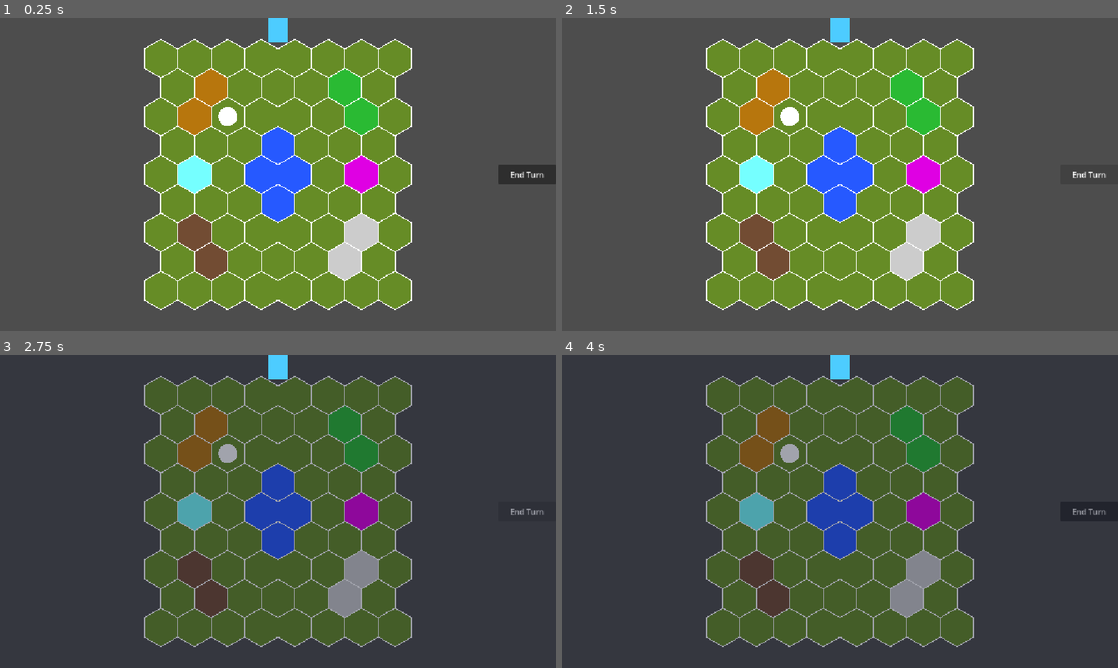
Above: before the commit, frames 1-4 (two rows, left to right).
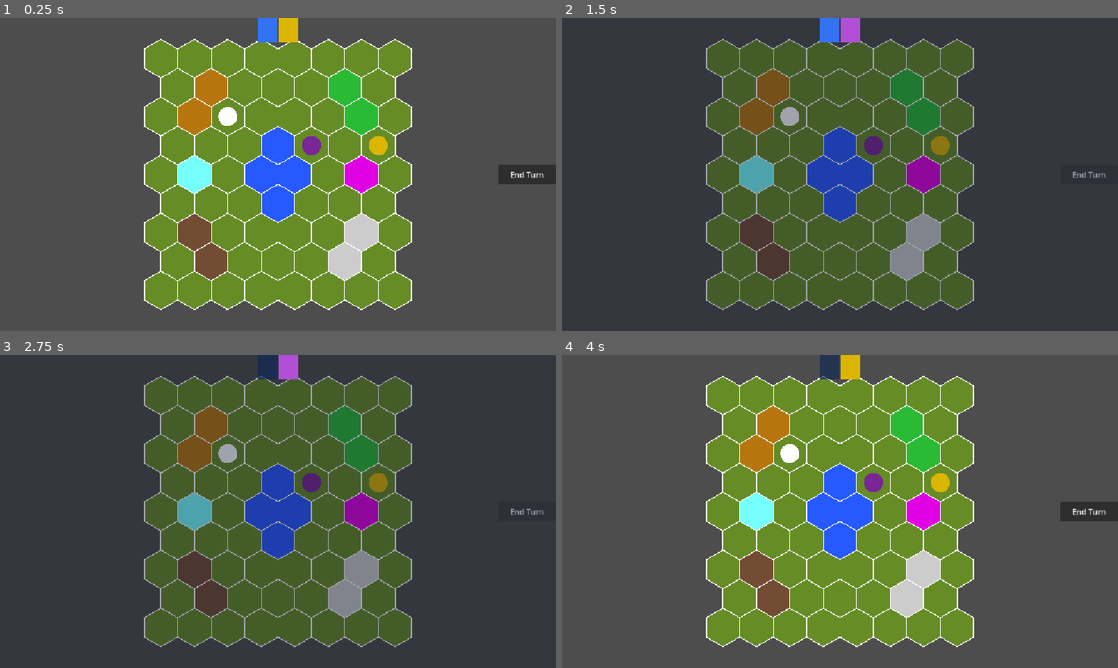
Above: after the commit, the same moments.

Repository: CookieZ0710/armello-lite
Game: Godot game, scene res://scenes/Main.tscn
The game is run twice, just before and just after one commit, with the same random seed, the same clock (stepped at 60 frames per second) and the same inputs.
Inputs (mouse positions are in pixels of both pictures, inside the frame that each line leads up to):
- Up to frame 1 (0.25 s): no input
- Up to frame 2 (1.5 s): click "End Turn" at 0.5 s; click "End Turn" at 1.25 s
- Up to frame 3 (2.75 s): click "End Turn" at 2 s
- Up to frame 4 (4 s): tap Enter at 2.75 s; move the mouse to (723, 395) at 2.77 s; click (723, 395) at 2.92 s; tap Space at 3.5 s; move the mouse to (756, 395) at 3.52 s; click (756, 395) at 3.67 s

The runs differ from the first frame. In frame 1, 0.9% of the frame differs, in the area x 46-70%, y 0-44%; in frame 2, 39%, in the area x 25-98%, y 0-94%; in frame 3, 0.9%; in frame 4, 39%.
Error before the commit: Invalid call. Nonexistent function 'active_phase' in base 'Area2D (npc.gd)'. (res://scripts/main.gd:162)

Commit message:
guard NPC added
day/night cycle improved with guard turn in day, bane turn at night

Diff:
--- a/scripts/TurnManager.gd
+++ b/scripts/TurnManager.gd
@@ -22,8 +22,8 @@
 
 	all_actors.append(actor)
 
-	if queue_started:
-		rebuild_turn_queue()
+	#if queue_started:
+		#rebuild_turn_queue()
 
 	queue_changed.emit()
 
@@ -31,7 +31,7 @@
 	completed_actors.clear()
 	current_turn_index = 0
 	is_night = false
-	queue_started = true
+	#queue_started = true
 
 	rebuild_turn_queue()
 
--- a/scripts/entities/npc.gd
+++ b/scripts/entities/npc.gd
@@ -2,13 +2,15 @@
 
 @export var character_data: CharacterData
 @export var radius: float = 20.0
+@export var npc_color: Color = Color(0.7, 0.2, 0.25)
 @export_enum("Both", "Day", "Night")
+var active_phase: String = "Night"
 
 var current_health: int
 var max_health: int
 var fight: int
 var coordinates: Vector2i = Vector2i.ZERO
-var active_phase: String = "Night"
+
 
 
 func _ready() -> void:
@@ -19,7 +21,7 @@
 		points.append(Vector2(cos(angle), sin (angle)) * radius)
 
 	$Polygon2D.polygon = points
-	$Polygon2D.color = Color(0.7, 0.2, 0.25)
+	$Polygon2D.color = npc_color
 
 	initialize_character()
 
--- a/scripts/main.gd
+++ b/scripts/main.gd
@@ -47,6 +47,7 @@
 
 	turn_manager.turn_changed.connect(_on_turn_changed)
 	turn_manager.phase_changed.connect(_on_phase_changed)
+	turn_manager.queue_changed.connect(update_turn_order_ui)
 
 	turn_manager.start_queue()
 	update_turn_order_ui()
@@ -159,7 +160,8 @@
 func spawn_bane() -> void:
 	bane = NPC.instantiate()
 	bane.character_data = BANE_DATA
-	bane.active_phase("Night")
+	bane.active_phase = "Night"
+	bane.npc_color = Color(0.478, 0.152, 0.595, 1.0)
 
 	# Temporary spawn location, using the same
 	# offset coordinates as map generation.
@@ -178,7 +180,8 @@
 func spawn_guard() -> void:
 	guard = NPC.instantiate()
 	guard.character_data = GUARD_DATA
-	guard.active_phase("Day")
+	guard.active_phase = "Day"
+	guard.npc_color = Color(0.864, 0.71, 0.0, 1.0)
 
 	# Temporary spawn location, using the same
 	# offset coordinates as map generation.
@@ -229,14 +232,17 @@
 
 		if actor == player:
 			square.color = Color(0.2, 0.45, 0.95)
-		else:
-			square.color = Color(0.85, 0.2, 0.2)
-
-		if i < turn_manager.current_turn_index:
+		elif actor == bane:
+			square.color = Color(0.694, 0.312, 0.84, 1.0)
+		elif actor == guard:
+			square.color = Color(0.864, 0.71, 0.0, 1.0)
+
+		if turn_manager.has_finished_turn(actor):
 			square.modulate = Color(0.35, 0.35, 0.35, 0.7)
 
-		if actor == turn_manager.current_actor:
-			square.color = Color(0.3, 0.8, 1.0)
+		#elif actor == turn_manager.current_actor:
+			#square.modulate = Color(1.0, 1.0, 1.0, 1.0)
+			#square.color = square.color.lightened(0.35)
 
 		turn_order_bar.add_child(square)
 
@@ -246,6 +252,9 @@
 	elif actor == bane:
 		print("=== Bane's Turn ===")
 		print("Bane cant do shit so pass")
+	elif actor == guard:
+		print("=== Guard's Turn ===")
+		print("Guard cant do shit so pass")
 
 	update_turn_order_ui()
 
